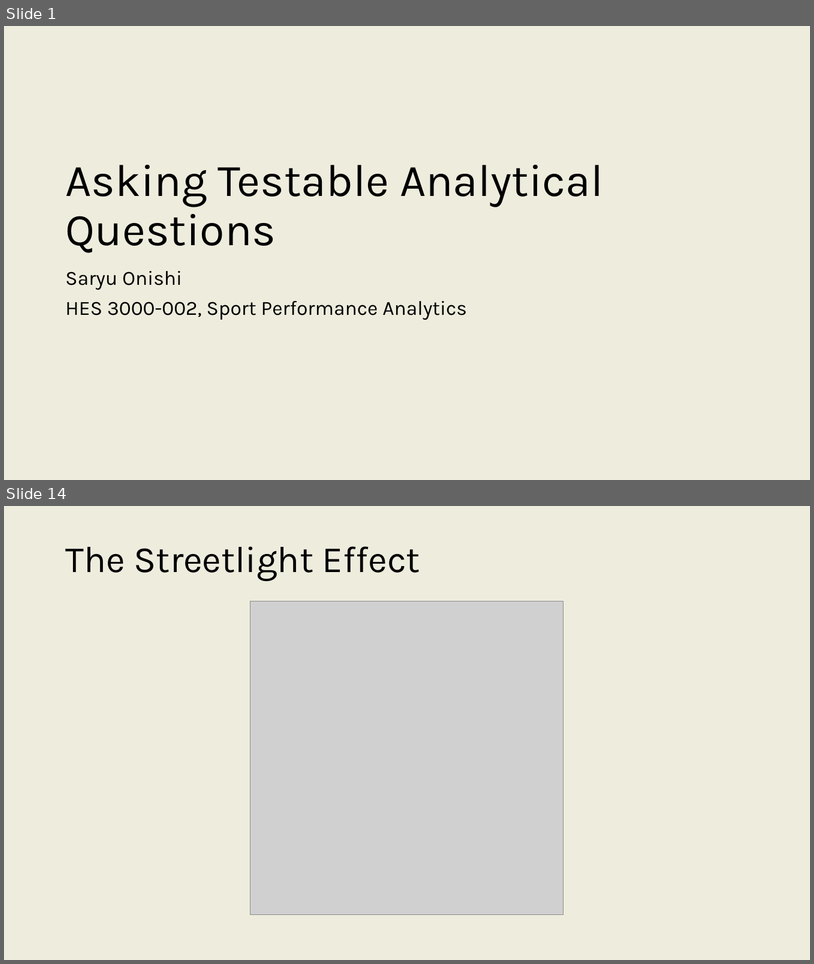
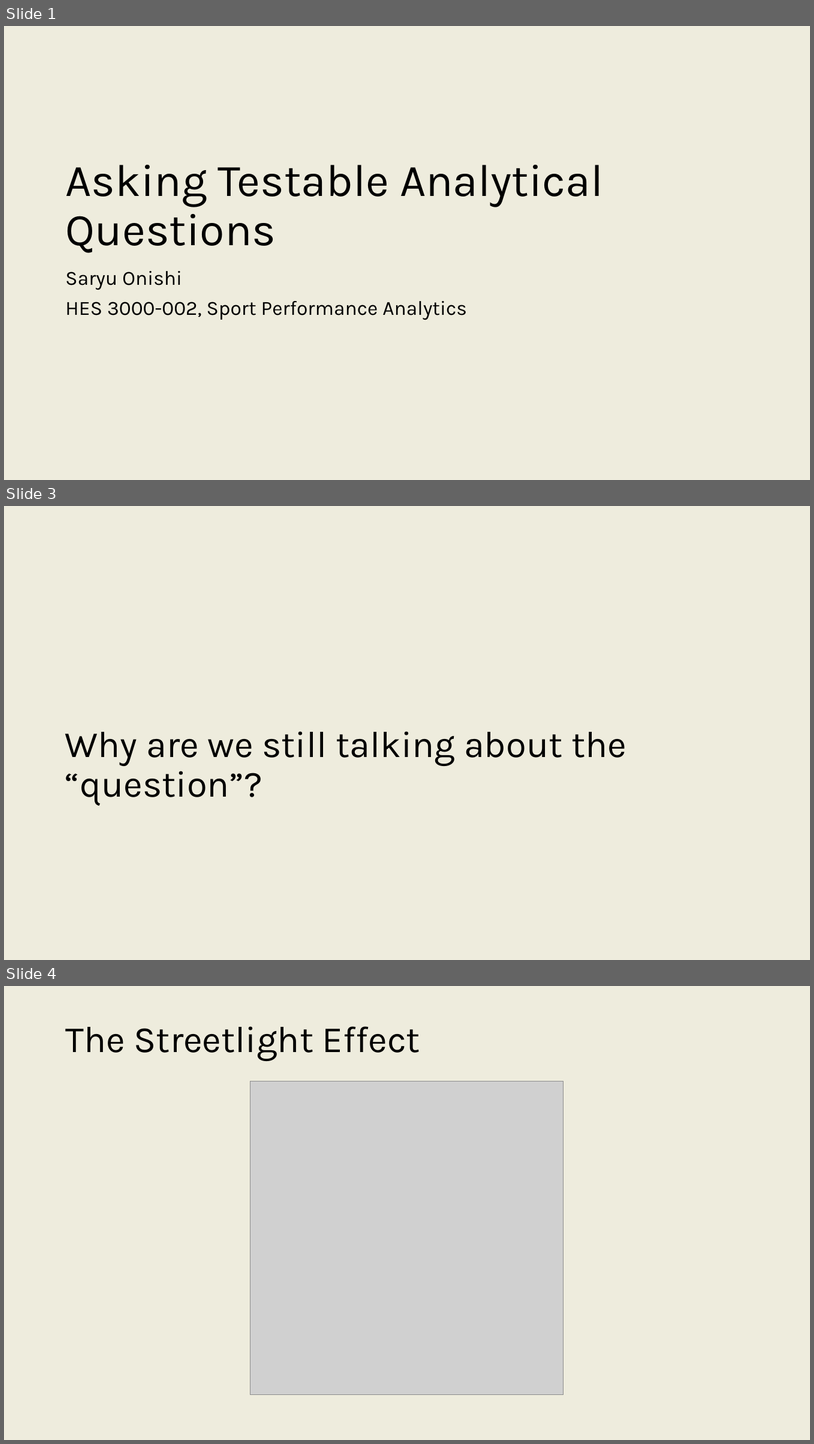
Before and after one commit to onishisaryu/HES-3000-Sports-Data-Analytics, a slide deck: pptx/Lecture3.pptx. Shown one above the other, each under a label of ours: slides 1 and 14 before the commit, slides 1, 3 and 4 after it; the slides between them are not shown. The pictures are 814x964 and 814x1444 pixels, drawn with LibreOffice and Linux fonts; fonts in the diff are those of the drawing; grey boxes stand for pictures. Boxes give left, top, right and bottom in pixels: in the first picture for what was removed or moved away, otherwise in the second. Text is boxed around its words. In the diff, an @@ line names an element or a change of style, - is before the commit and + after.

```diff
--- a/pptx/Lecture3.pptx
+++ b/pptx/Lecture3.pptx
@@ slide 3 added at (x1=4, y1=506, x2=810, y2=960), background #EEECDD @@
@@ title added at (x1=65, y1=731, x2=627, y2=805), 44 pt, text #000000 @@
+Why are we still talking about the “question”?
@@ what was slide 14 is now slide 4 @@
```
Also in this commit, not shown: 2 slides changed, 1 other slide added, 2 slides removed, 35 other files.
